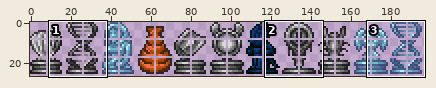
Edited in one commit: sprite sheet (Tiles/Statues.png). The picture above shows the old version from afar; the outline marks the close-up.
Close-up. Before:
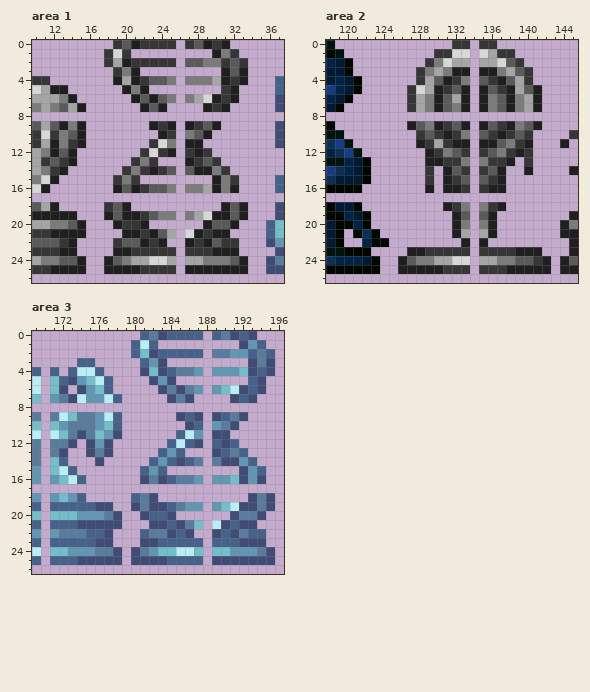
The file is 394x54 pixels, drawn in blocks of 2x2; one block is one cell here. Shown: area 1: x 10..37, y 0..26; area 2: x 118..145, y 0..26; area 3: x 169..196, y 0..26.
Once edited:
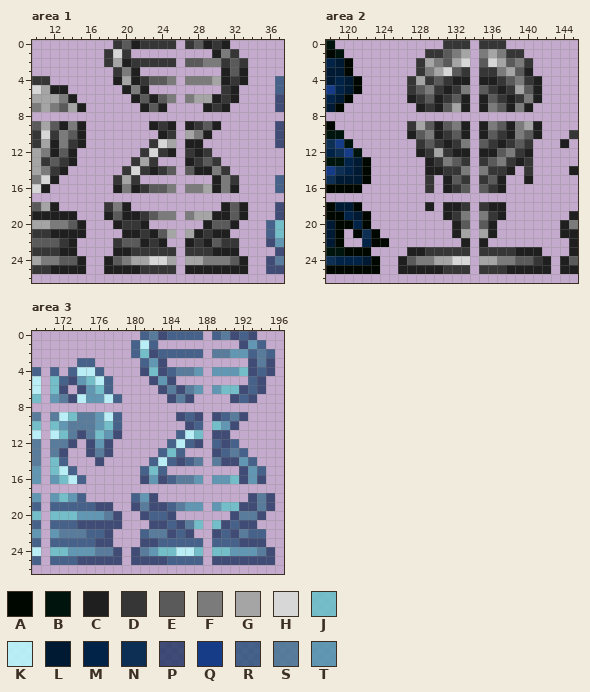
Palette (. is transparent): A #000600  B #00140e  C #1f1f1f  D #363636  E #5a5a5a  F #7b7b7b  G #a5a5a5  H #d7d7d7  J #63c2c9d1  K #b8fdffd1  L #001a33  M #002347  N #0d2f54  P #233663d1  Q #163c88  R #2a517cd1  S #417291d1  T #4c93add1
Commit: Update Statues.png edited dna statues and bactus statue
Diff:
Changed rows in their new state; - is an unchanged pixel.
Area 1:
first column x 29:
 6 G
first column x 19:
10 --------GF-
11 ------G----
13 ---G-------
14 --H--------
15 -G---------
16 -F---------
18 F----------
19 ----------G
21 --------G--
Area 2:
first column x 127:
 0 ----D-----D----
 1 --D-EFG-F-F-D--
 2 -DG-E-H-EHG-FD-
 3 ----HED-DD---C-
 4 DGD-DCC-CCD-F-C
 5 -EFDCDF-EDCD---
 6 CDE-DE---ED-DF-
 7 .CD--G-------C.
 9 DGE-EF---FE--G-
10 CEFCDEC-CEDCFEC
11 -DEDCDF-EDCDED-
12 -CDGDCC-CCEFDC-
13 ---DFED-DEFDC--
14 --CCDDF-FDDC-D-
15 -----ED-DE---C-
16 --D--DE-ED-----
18 --C--CD-DC-----
19 ----CDF-FDC----
20 ------E-E------
Area 3:
first column x 191:
 6 J
first column x 181:
10 --------JT-
11 ------J----
13 ---J-------
14 --K--------
15 -J---------
16 -T---------
18 T----------
19 ----------J
21 --------J--
Boxes around the changes in both close-ups, in picture pixels (x1, y1, x2, y2):
changed: (113, 94, 212, 211)
changed: (185, 211, 212, 238)
changed: (407, 40, 542, 229)
changed: (140, 385, 239, 502)
changed: (212, 502, 239, 529)
